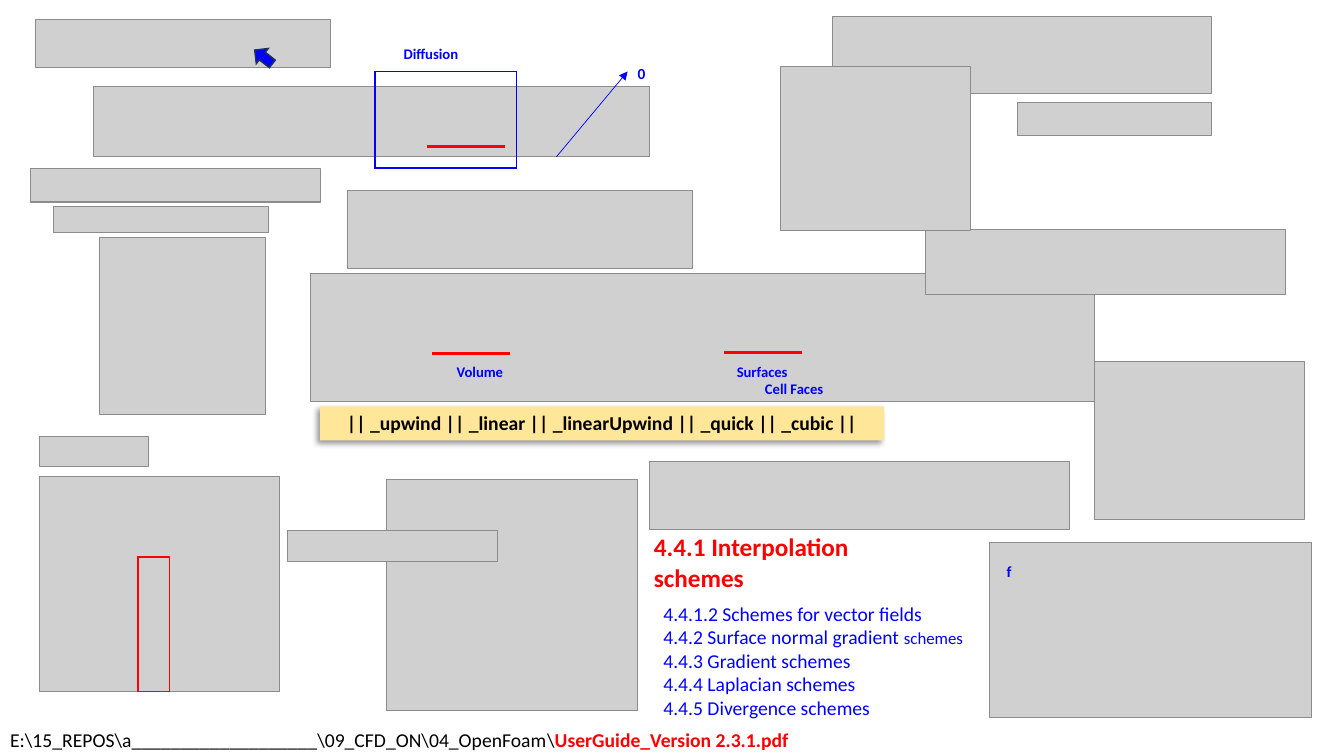
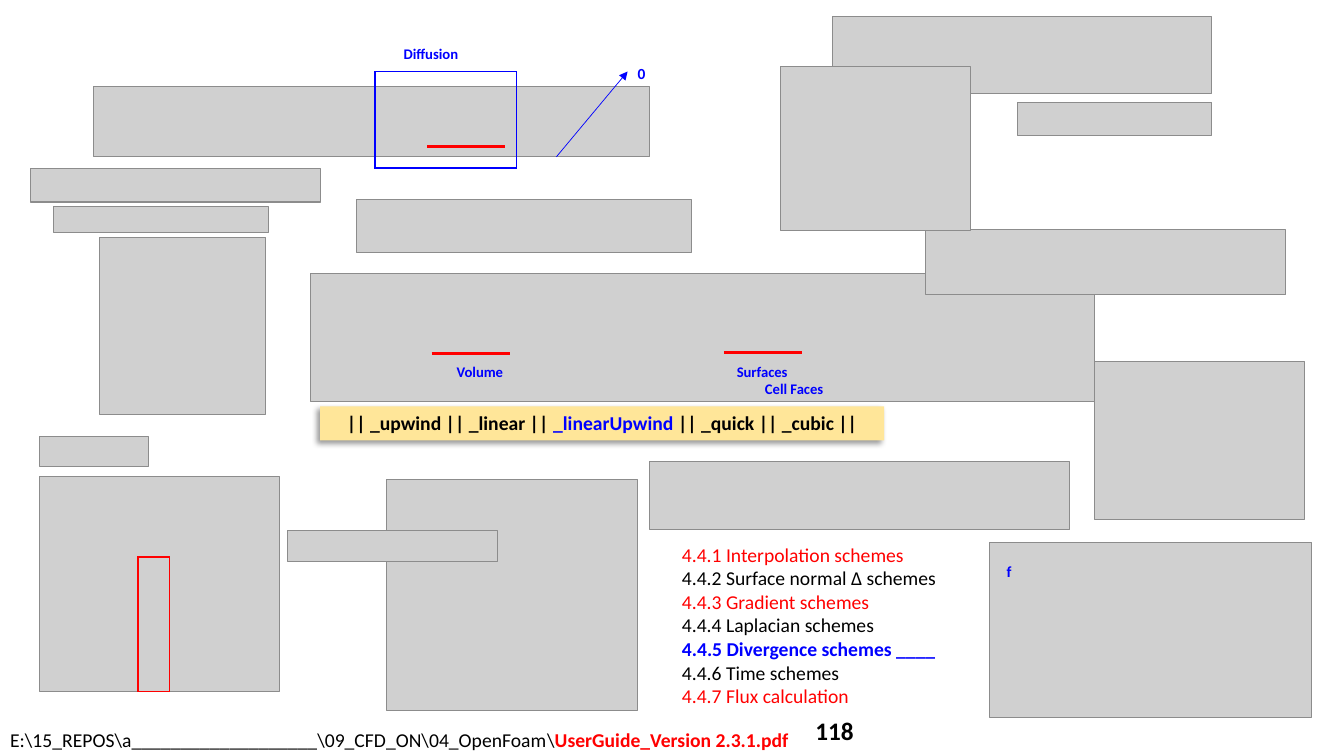
Before and after one commit to grossiRM/CFD_ON, a slide deck: slide 8 of 04_OpenFoam/openFoam_beta.pptx. Drawn at 1344x756 pixels with LibreOffice and Linux fonts; fonts in the diff are those of the drawing; grey boxes stand for pictures. Boxes give left, top, right and bottom in pixels: in the first picture for what was removed or moved away, otherwise in the second. Text is boxed around its words. In the diff, an @@ line names an element or a change of style, - is before the commit and + after.

```diff
--- a/04_OpenFoam/openFoam_beta.pptx
+++ b/04_OpenFoam/openFoam_beta.pptx
@@ picture removed at (x1=36, y1=19, x2=331, y2=68) @@
@@ down arrow removed at (x1=249, y1=42, x2=278, y2=71) @@
@@ picture resized from (x1=348, y1=191, x2=694, y2=268) to (x1=357, y1=200, x2=692, y2=252) @@
@@ rectangle "|| _upwind || _linear || ..." at (x1=321, y1=406, x2=885, y2=441): text colour #000000 to #0000FF in "_linearUpwind" @@
@@ text removed at (x1=654, y1=538, x2=848, y2=588) @@
-4.4.1 Interpolation schemes
@@ text "4.4.1 Interpolation schemes" moved from (x1=663, y1=607, x2=963, y2=719) to (x1=682, y1=548, x2=936, y2=703) @@
@@ text at (x1=682, y1=548, x2=936, y2=585): text changed; text colour #0000FF to #000000 @@
-4.4.1.2 Schemes for vector fields
-4.4.2 Surface normal gradient schemes
+4.4.1 Interpolation schemes
+4.4.2 Surface normal ∆ schemes
@@ text at (x1=682, y1=595, x2=874, y2=635): text colour #0000FF to #FF0000 in "4.4.3 Gradient schemes"; text colour #0000FF to #000000 in "4.4.4 Laplacian schemes" @@
@@ text at (x1=682, y1=642, x2=892, y2=703): text changed @@
-4.4.5 Divergence schemes
+4.4.5 Divergence schemes ____
+4.4.6 Time schemes
+4.4.7 Flux calculation
@@ text added at (x1=815, y1=722, x2=853, y2=740), 18 pt, text #000000, bold @@
+118
```
Also in this commit, not shown: 3 other slides changed, 2 slides added, 20 other files.
